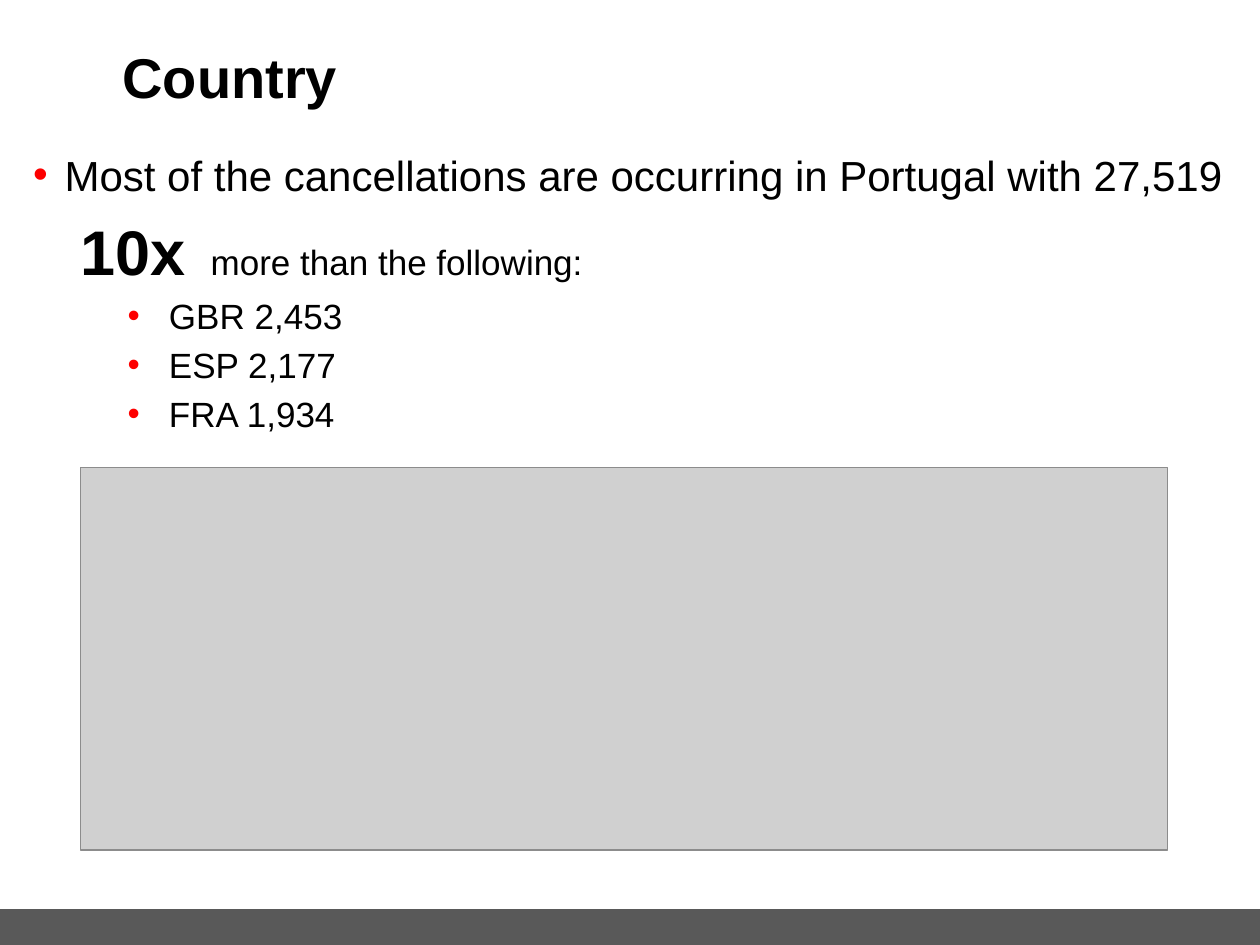
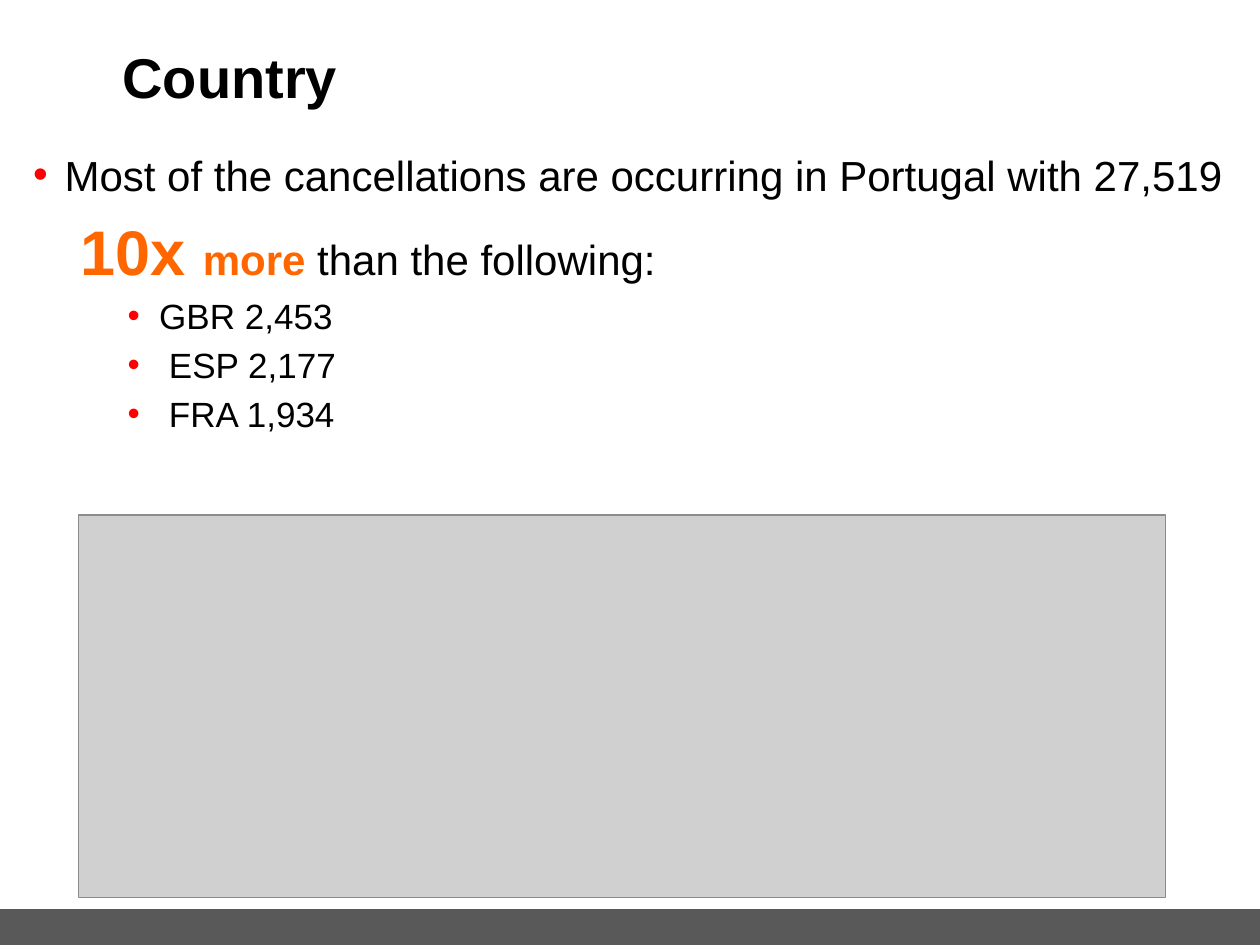
Before and after one commit to spettiett/dsc-capstone-project-v2-online-ds-pt-061019, a slide deck: slide 7 of Capstone_HotelBookingPredition(Final).pptx. Drawn at 1260x945 pixels with LibreOffice and Linux fonts; fonts in the diff are those of the drawing; grey boxes stand for pictures; background and template pictures are left out. Boxes give left, top, right and bottom in pixels: in the first picture for what was removed or moved away, otherwise in the second. Text is boxed around its words. In the diff, an @@ line names an element or a change of style, - is before the commit and + after.

```diff
--- a/Capstone_HotelBookingPredition(Final).pptx
+++ b/Capstone_HotelBookingPredition(Final).pptx
@@ text at <box>80,231,656,283</box>: size 20 to 24 pt in "more than the following:"; text colour #000000 to #FF6600 in "10x more"; bold on in "more" @@
@@ picture: place and size @@
-picture at <box>81,467,1168,849</box>
+picture at <box>78,515,1166,897</box>
```
Also in this commit, not shown: 3 other slides changed, 1 other file.
